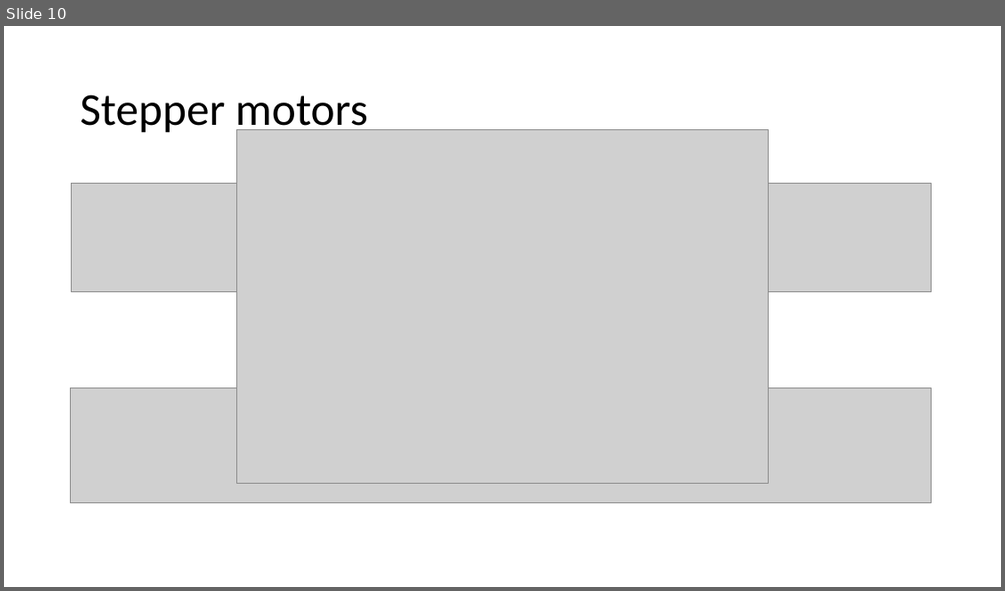
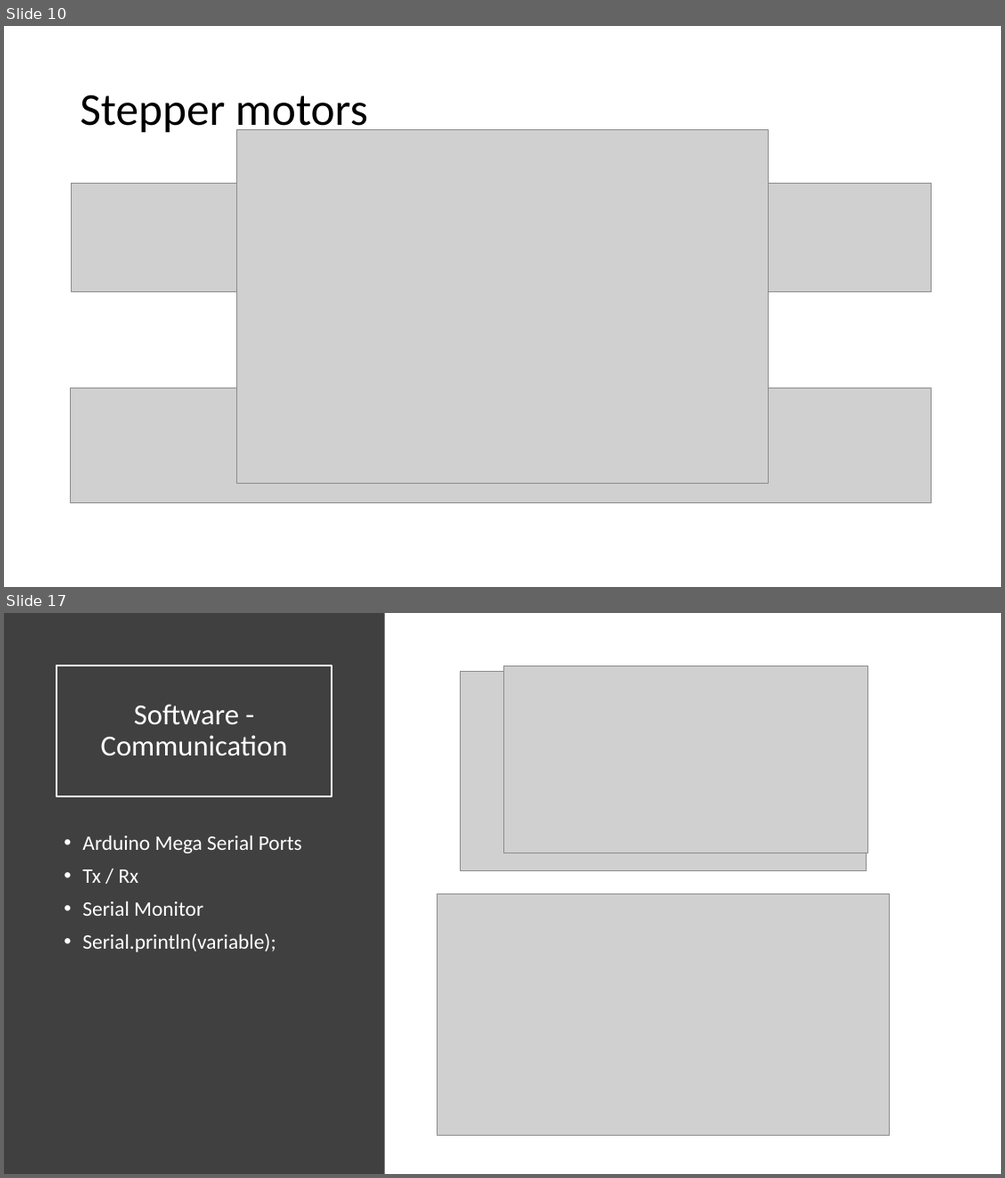
Before and after one commit to AkazeX/GEM, a slide deck: 999_Präsentation/PPP/GEM.pptx. Shown one above the other, each under a label of ours: slide 10 before the commit, slides 10 and 17 after it; the slides between them are not shown. The pictures are 1005x591 and 1005x1178 pixels, drawn with LibreOffice and Linux fonts; fonts in the diff are those of the drawing; grey boxes stand for pictures. Boxes give left, top, right and bottom in pixels: in the first picture for what was removed or moved away, otherwise in the second. Text is boxed around its words. In the diff, an @@ line names an element or a change of style, - is before the commit and + after.

```diff
--- a/999_Präsentation/PPP/GEM.pptx
+++ b/999_Präsentation/PPP/GEM.pptx
@@ slide 17 added at (x1=4, y1=613, x2=1001, y2=1174), background #FFFFFF @@
@@ rectangle added at (x1=4, y1=613, x2=385, y2=1174), fill #404040 @@
@@ title added at (x1=57, y1=666, x2=332, y2=796), outline #FFFFFF 1.5 pt, 28 pt, text #FFFFFF @@
+Software - Communication
@@ picture added at (x1=504, y1=666, x2=868, y2=852) @@
@@ picture added at (x1=461, y1=672, x2=867, y2=871) @@
@@ text added at (x1=82, y1=835, x2=302, y2=952), 20 pt, text #FFFFFF @@
+• Arduino Mega Serial Ports
+• Tx / Rx
+• Serial Monitor
+• Serial.println(variable);
@@ picture added at (x1=437, y1=893, x2=890, y2=1135) @@
```
Also in this commit, not shown: 9 slides changed, 5 other slides added, 2 slides removed, 5 other files.
